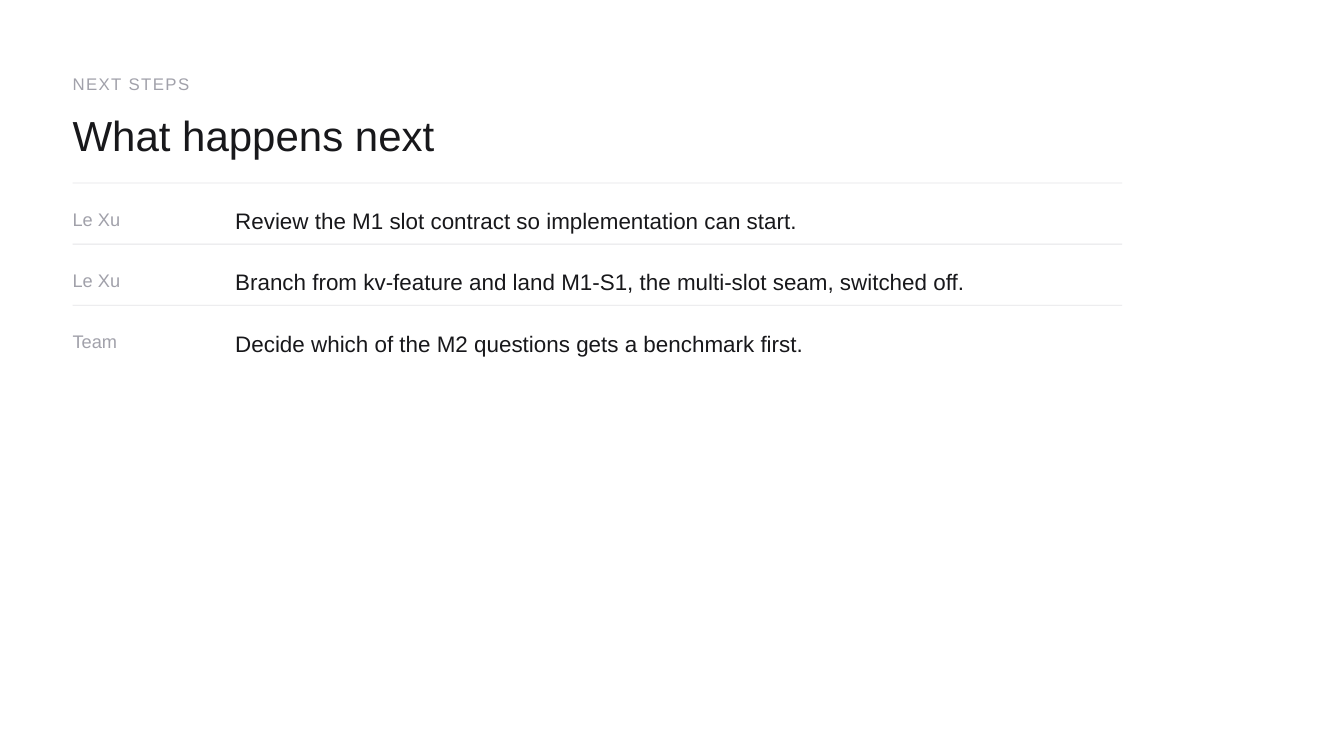
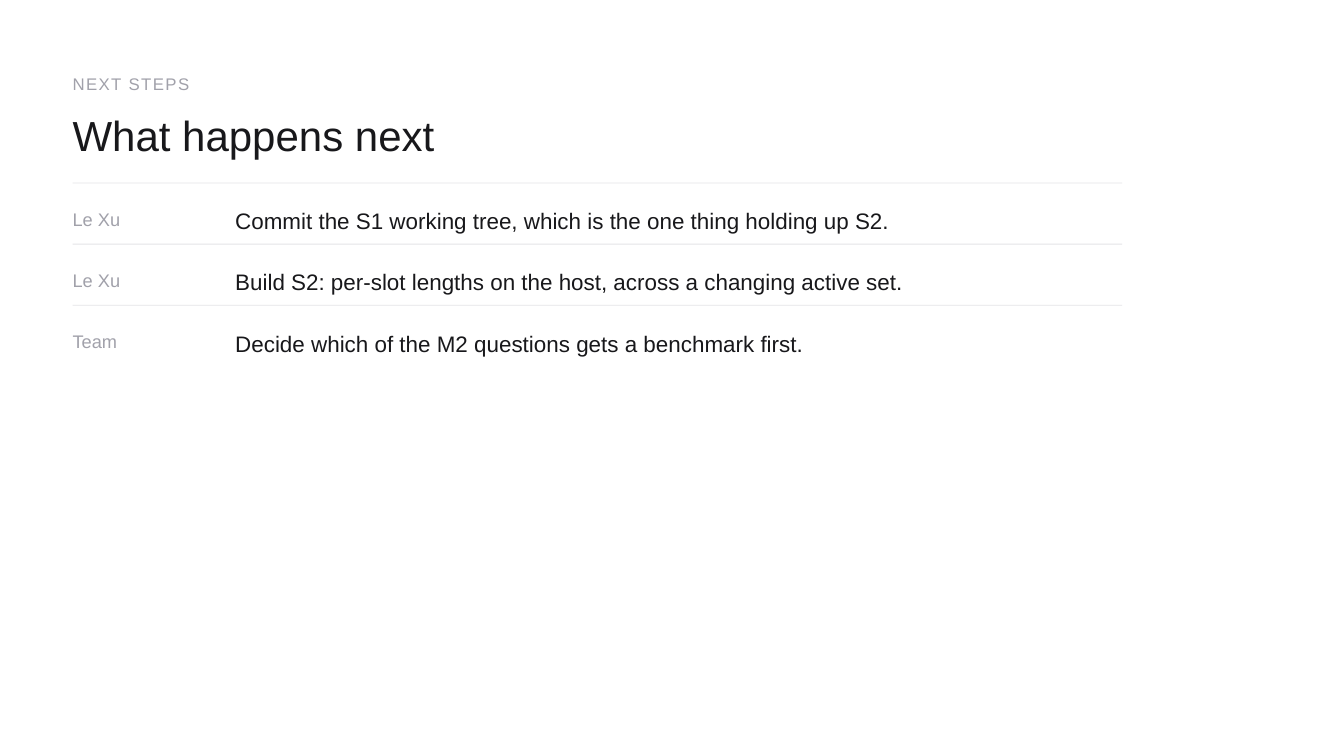
Before and after one commit to happyandslow/agent-memory, a slide deck: slide 18 of projects/WaferEngine-staging/meetings/2026-07-26.pptx (slide 17 before the commit). Drawn at 1344x756 pixels with LibreOffice and Linux fonts; fonts in the diff are those of the drawing. Boxes give left, top, right and bottom in pixels: in the first picture for what was removed or moved away, otherwise in the second. Text is boxed around its words. In the diff, an @@ line names an element or a change of style, - is before the commit and + after.

```diff
--- a/projects/WaferEngine-staging/meetings/2026-07-26.pptx
+++ b/projects/WaferEngine-staging/meetings/2026-07-26.pptx
@@ text at (235,212,889,234): text changed @@
-Review the M1 slot contract so implementation can start.
+Commit the S1 working tree, which is the one thing holding up S2.
@@ text at (235,273,902,295): text changed @@
-Branch from kv-feature and land M1-S1, the multi-slot seam, switched off.
+Build S2: per-slot lengths on the host, across a changing active set.
```
Also in this commit, not shown: 5 other slides changed, 1 slide added, 7 other files.
